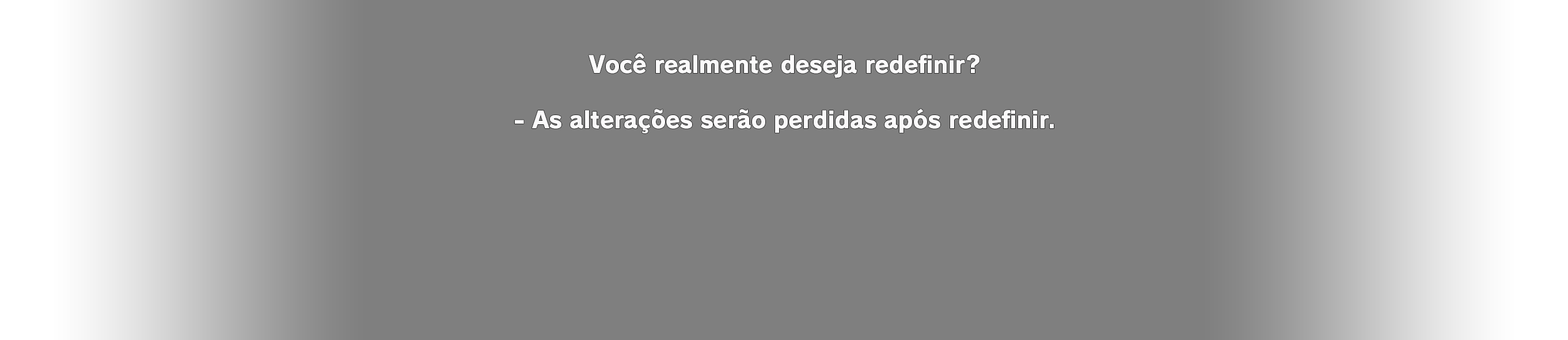
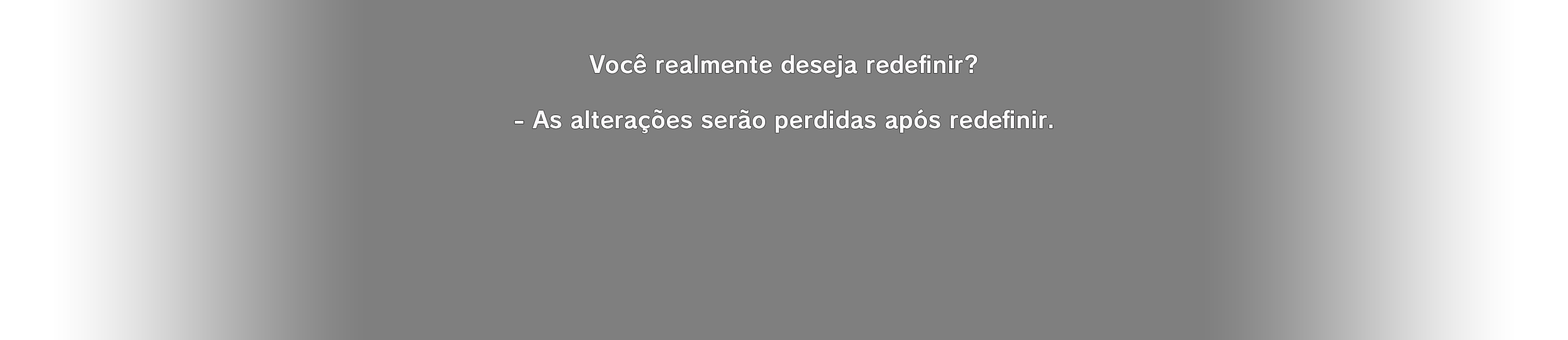
Two versions of the same layered image (1568x340). Layer-by-layer changes:
added group "PT V2 Centralizsado" with 1 layers above "Pt Centralizado" over (514, 54, 1053, 134)
added layer "Você realmente deseja redefinir? - As alterações serão perdida" in group "PT V2 Centralizsado" over (514, 54, 1053, 134)
hid group "Pt Centralizado" (2 layers) over (514, 53, 1054, 134)
